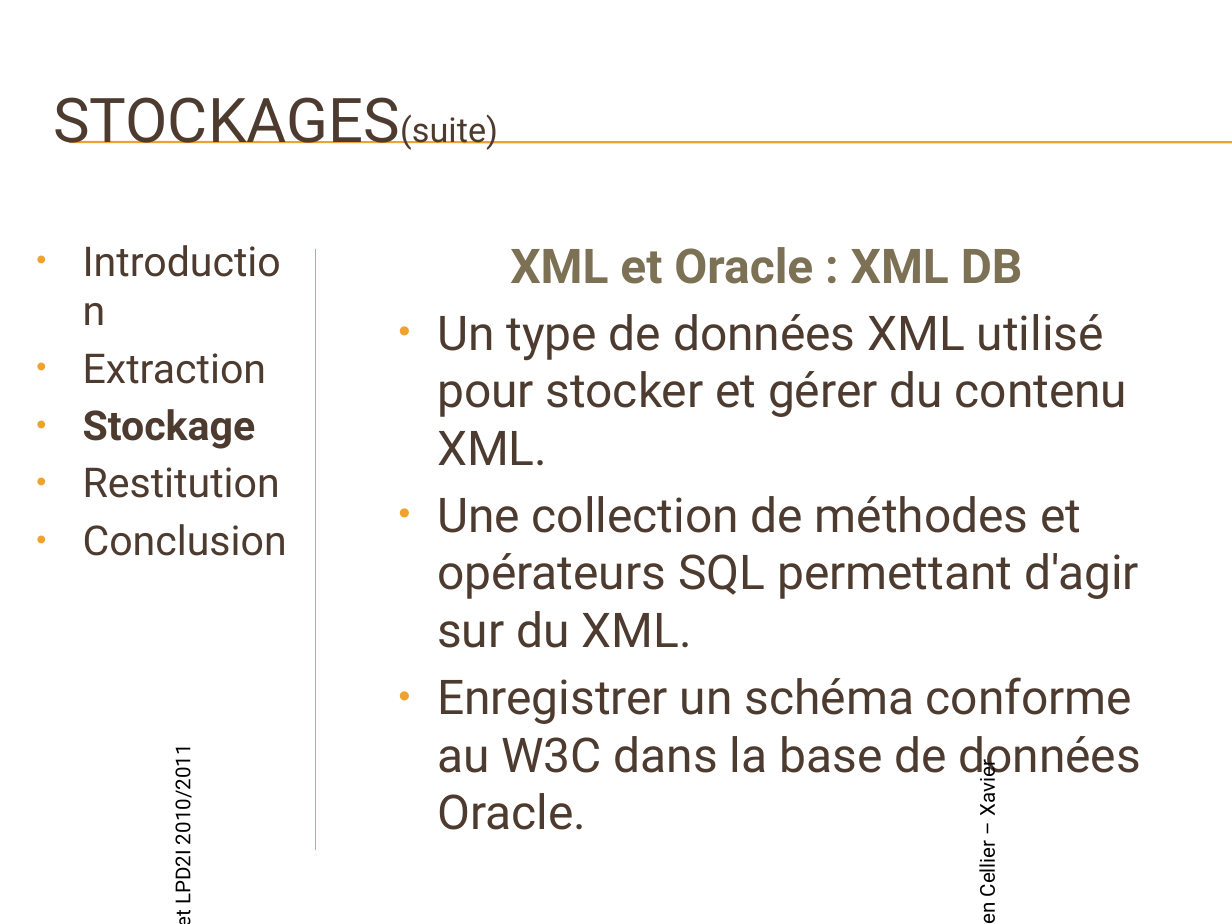
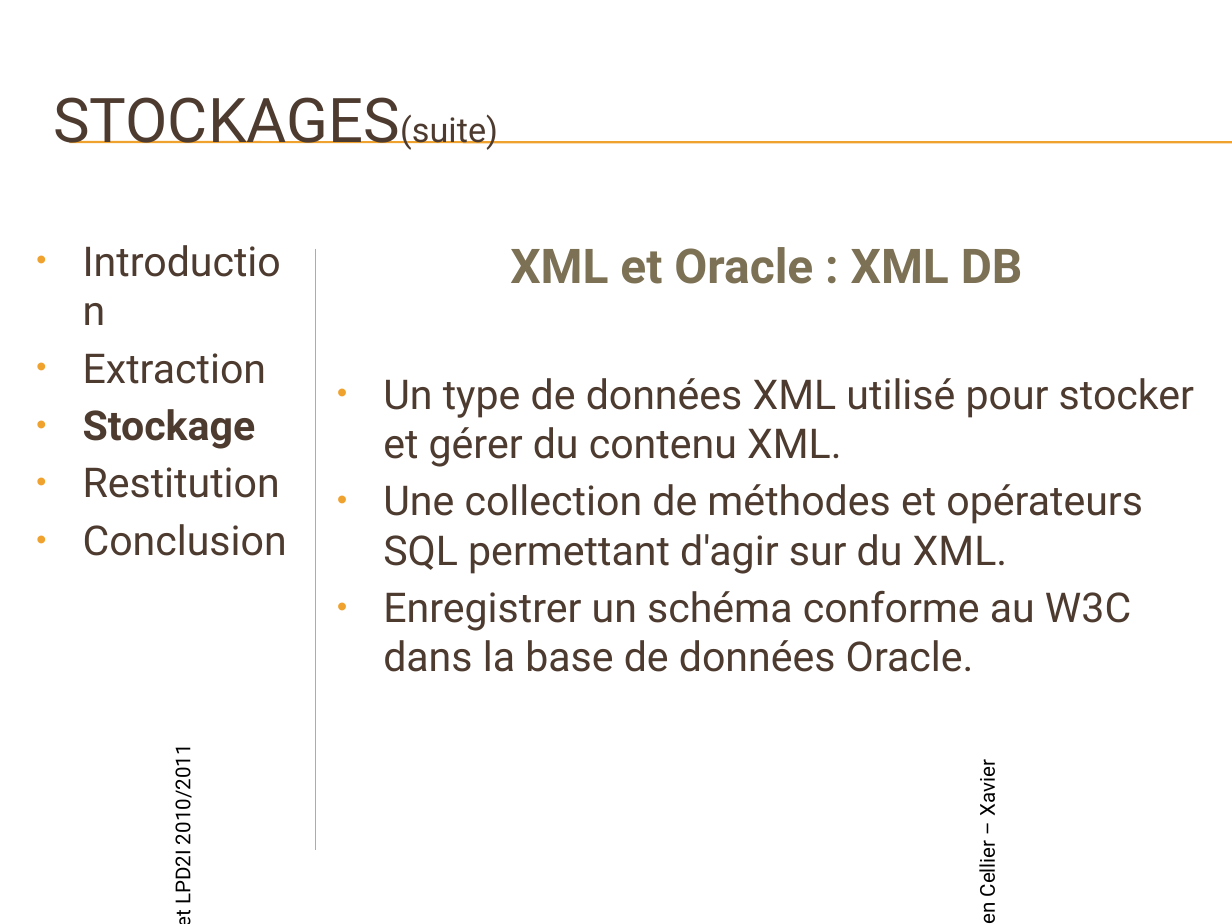
Before and after one commit to xqvier/projettuteurexml, a slide deck: slide 12 of pwp soutenance.pptx (slide 9 before the commit). Drawn at 1232x924 pixels with LibreOffice and Linux fonts; fonts in the diff are those of the drawing; background and template pictures are left out. Boxes give left, top, right and bottom in pixels: in the first picture for what was removed or moved away, otherwise in the second. Text is boxed around its words. In the diff, an @@ line names an element or a change of style, - is before the commit and + after.

```diff
--- a/pwp soutenance.pptx
+++ b/pwp soutenance.pptx
@@ text at (383,378,1194,672): size 28 to 24 pt; list level 2 to 1 in "Un type de données XML ..."; list level 2 to 1 in "Une collection de méthodes et ..."; list level 2 to 1 in "Enregistrer un schéma conforme au ..." @@
```
Also in this commit, not shown: 5 other slides changed, 4 slides added, 4 other files.
